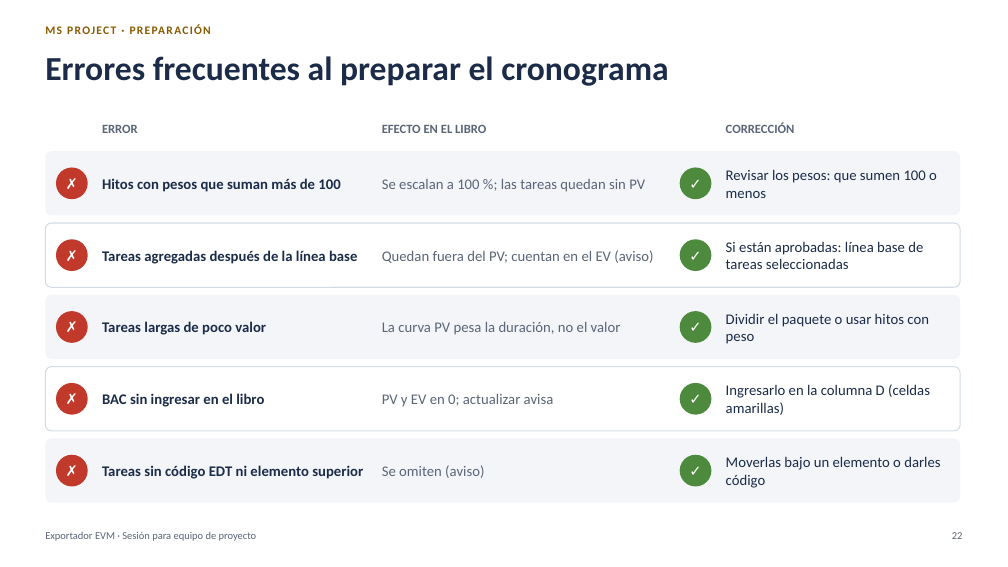
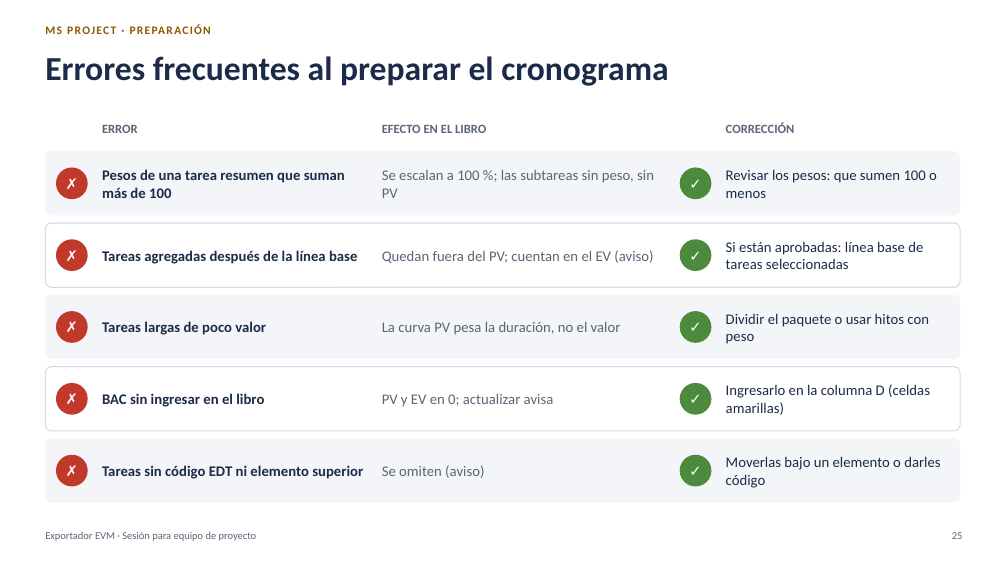
Before and after one commit to MarceloSalazar/evm-automation, a slide deck: slide 25 of docs/presentacion-jefes-de-proyecto.pptx (slide 22 before the commit). Drawn at 1008x567 pixels with LibreOffice and Linux fonts; fonts in the diff are those of the drawing. Boxes give left, top, right and bottom in pixels: in the first picture for what was removed or moved away, otherwise in the second. Text is boxed around its words. In the diff, an @@ line names an element or a change of style, - is before the commit and + after.

```diff
--- a/docs/presentacion-jefes-de-proyecto.pptx
+++ b/docs/presentacion-jefes-de-proyecto.pptx
@@ text at [102,169,345,198]: text changed @@
-Hitos con pesos que suman más de 100
+Pesos de una tarea resumen que suman más de 100
@@ text at [382,170,654,198]: text changed @@
-Se escalan a 100 %; las tareas quedan sin PV
+Se escalan a 100 %; las subtareas sin peso, sin PV
@@ page number at [952,532,963,539]: text changed @@
-22
+25
```
Also in this commit, not shown: 9 other slides changed, 4 slides added, 18 other files.
